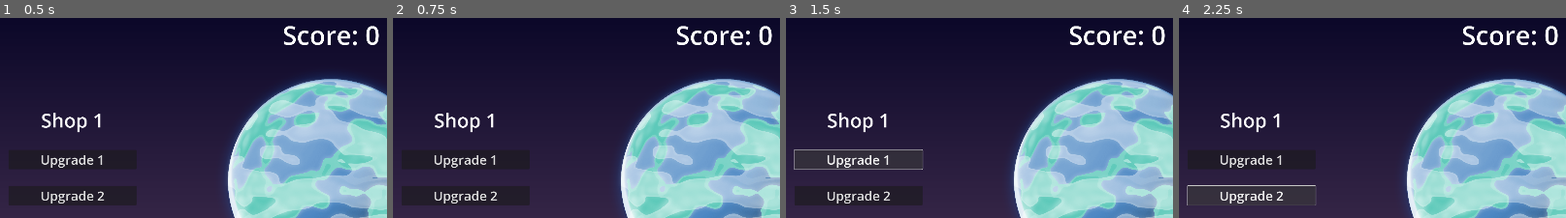
Above: before the commit, frames 1-4 (left to right).
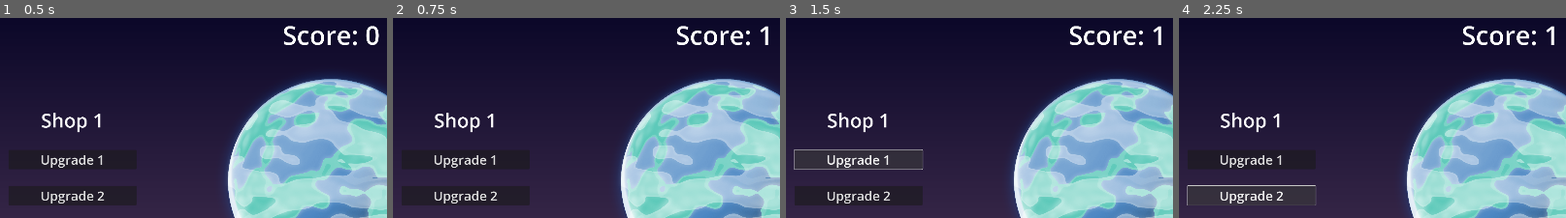
Above: after the commit, the same moments.

Repository: JStaed/planet-clicker-game
Game: Godot game, scene res://scenes/main.tscn
Same seed, same stepped clock (60 frames per second), same inputs: the game is played once before the commit and once after it. The project has no main scene, so this scene is started directly.
Inputs (mouse positions are % of the whole screen's width and height, from its top left):
- Up to frame 1 (0.5 s): no input
- Up to frame 2 (0.75 s): click (50, 48) at 0.5 s
- Up to frame 3 (1.5 s): click "Upgrade 1" at 1.25 s
- Up to frame 4 (2.25 s): click "Upgrade 2" at 2 s
The pictures show only the part of the screen within x 7-57%, y 7-57%; the shares and areas given below are measured in that part.

Frame 1 is identical in both runs. In frame 2, 0.2% of the frame differs, in the area x 94-98%, y 3-14%; in frame 3, 0.2%; in frame 4, 0.2%.

Commit message:
5 minutes - scripting

Diff:
--- a/project.godot
+++ b/project.godot
@@ -18,6 +18,7 @@
 
 window/size/viewport_width=1920
 window/size/viewport_height=1080
+window/size/mode=2
 
 [editor]
 
--- a/scenes/main.tscn
+++ b/scenes/main.tscn
@@ -1,7 +1,8 @@
-[gd_scene load_steps=9 format=3 uid="uid://b8ae071qdtqmx"]
+[gd_scene load_steps=10 format=3 uid="uid://b8ae071qdtqmx"]
 
 [ext_resource type="PackedScene" uid="uid://br5np7tdsuy4h" path="res://prefabs/h_spacer.tscn" id="1_jyhfs"]
 [ext_resource type="Texture2D" uid="uid://c8l05r1uqvjag" path="res://planet-sprites/planet00.png" id="1_o5qli"]
+[ext_resource type="Script" uid="uid://bfdsv4ktx7eym" path="res://scripts/control_manager.gd" id="1_o6xl0"]
 [ext_resource type="Theme" uid="uid://2wq2d3flugqf" path="res://resources/subheading_theme.tres" id="1_sugp2"]
 [ext_resource type="Theme" uid="uid://c8iwwysl5q678" path="res://resources/heading_theme.tres" id="2_jyhfs"]
 [ext_resource type="PackedScene" uid="uid://c5iuh3wu5kg54" path="res://prefabs/v_spacer.tscn" id="2_tbgi4"]
@@ -30,6 +31,7 @@
 offset_right = 40.0
 offset_bottom = 40.0
 scale = Vector2(0.5, 0.5)
+script = ExtResource("1_o6xl0")
 
 [node name="CanvasContainer" type="HBoxContainer" parent="CanvasLayer/Control"]
 layout_mode = 0
@@ -179,3 +181,5 @@
 [node name="HSpacer2" parent="CanvasLayer/Control/CanvasContainer" instance=ExtResource("1_jyhfs")]
 layout_mode = 2
 size_flags_stretch_ratio = 0.5
+
+[connection signal="pressed" from="CanvasLayer/Control/CanvasContainer/Middle/PlanetButton" to="CanvasLayer/Control" method="_on_click_planet"]
--- /dev/null
+++ b/scripts/control_manager.gd
@@ -0,0 +1,21 @@
+extends Control
+
+
+var score: int = 0
+var increment: int = 1
+
+var selected_sprite: int = 0
+
+var unlocked_sprites = [
+	true, false, false, false, false, false, false, false, false, false
+]
+
+func _on_click_planet(): # Increments score by increment value when the planet is clicked
+	score += increment
+	$CanvasContainer/Middle/ScoreLabel.text = "Score: " + str(score)
+
+func _cycle_planet_sprite_forward():
+	selected_sprite += 1
+
+func _cycle_planet_sprite_backward():
+	selected_sprite -= 1
Not shown, added: scripts/control_manager.gd.uid
